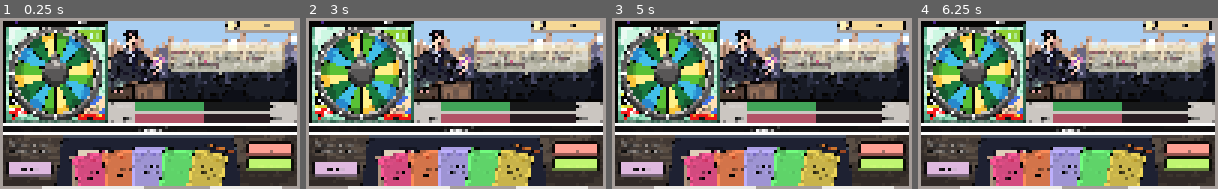
Above: before the commit, frames 1-4 (left to right).
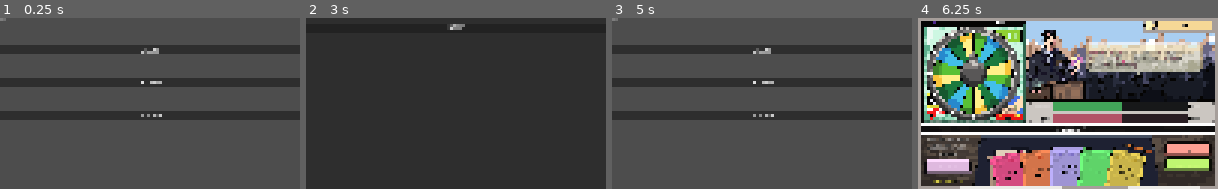
Above: after the commit, the same moments.

Repository: asalhi1/veryseriousgame
Game: Godot game, scene res://scenes/main_menu.tscn
Two runs of this game, one before a commit and one after it. Both use one fixed random seed, a clock stepped at 60 frames per second and the inputs below. Before the commit the project starts from res://scenes/game_ui.tscn.
Inputs (mouse positions are in pixels of both pictures, inside the frame that each line leads up to):
- Up to frame 1 (0.25 s): no input
- Up to frame 2 (3 s): click (456, 82) at 0.5 s, where only the run after the commit has a clickable "OPTIONS"; click (456, 28) at 1.25 s, where only the run after the commit has a clickable "BACK"; click (576, 149) at 2 s, where only the run before the commit has a clickable "Clear Speech"; click (456, 115) at 2.75 s, where only the run after the commit has a clickable "CREDITS"
- Up to frame 3 (5 s): click (762, 26) at 3.5 s, where only the run after the commit has a clickable "BACK"; click (882, 165) at 4.25 s, where only the run before the commit has a clickable "Deliver Speech"
- Up to frame 4 (6.25 s): click (1068, 50) at 5 s, where only the run after the commit has a clickable "START"; click "Clear Speech" at 5.75 s

The runs differ from the first frame. In frame 1, 91% of the frame differs, in the area x 0-100%, y 0-100%; in frame 2, 80%; in frame 3, 91%; in frame 4, 1.7%.

Commit message:
main menu hooked up, audience reactions and better score feedback

Diff:
--- a/project.godot
+++ b/project.godot
@@ -11,7 +11,7 @@
 [application]
 
 config/name="veryseriousgame"
-run/main_scene="uid://fsvnsvpeu5uh"
+run/main_scene="uid://b2prbb3u06tpk"
 config/features=PackedStringArray("4.7", "GL Compatibility")
 config/icon="res://icon.svg"
 
--- a/scenes/game_ui.tscn
+++ b/scenes/game_ui.tscn
@@ -282,7 +282,7 @@
 
 [node name="left_utility_dock" type="VBoxContainer" parent="MarginContainer/main_vertical_stack/hand_mat/bottom_half_desk" unique_id=749264858]
 layout_mode = 2
-size_flags_vertical = 4
+size_flags_vertical = 8
 
 [node name="Label" type="Label" parent="MarginContainer/main_vertical_stack/hand_mat/bottom_half_desk/left_utility_dock" unique_id=930655266]
 custom_minimum_size = Vector2(500, 0)
@@ -317,6 +317,22 @@
 grow_horizontal = 2
 grow_vertical = 2
 text = "New Hand"
+
+[node name="mid_spacer2" type="Control" parent="MarginContainer/main_vertical_stack/hand_mat/bottom_half_desk/left_utility_dock" unique_id=316885625]
+custom_minimum_size = Vector2(0, 75)
+layout_mode = 2
+
+[node name="score_label" type="Label" parent="MarginContainer/main_vertical_stack/hand_mat/bottom_half_desk/left_utility_dock" unique_id=2040822378]
+custom_minimum_size = Vector2(500, 0)
+layout_mode = 2
+size_flags_vertical = 6
+text = "Score: 74"
+horizontal_alignment = 1
+autowrap_mode = 2
+
+[node name="mid_spacer3" type="Control" parent="MarginContainer/main_vertical_stack/hand_mat/bottom_half_desk/left_utility_dock" unique_id=251016375]
+custom_minimum_size = Vector2(0, 100)
+layout_mode = 2
 
 [node name="hand_mat_center" type="Control" parent="MarginContainer/main_vertical_stack/hand_mat/bottom_half_desk" unique_id=52444428]
 layout_mode = 2
--- /dev/null
+++ b/scenes/main_menu.tscn
@@ -0,0 +1,91 @@
+[gd_scene format=3 uid="uid://b2prbb3u06tpk"]
+
+[ext_resource type="Script" uid="uid://b6tapho4wckoy" path="res://scripts/main_menu.gd" id="1_l6cm7"]
+
+[node name="main_menu" type="Control" unique_id=1002241180]
+layout_mode = 3
+anchors_preset = 15
+anchor_right = 1.0
+anchor_bottom = 1.0
+grow_horizontal = 2
+grow_vertical = 2
+script = ExtResource("1_l6cm7")
+
+[node name="elements" type="VBoxContainer" parent="." unique_id=1785070422]
+layout_mode = 1
+anchors_preset = 8
+anchor_left = 0.5
+anchor_top = 0.5
+anchor_right = 0.5
+anchor_bottom = 0.5
+offset_left = -3182.0
+offset_top = -1809.0
+offset_right = 3182.0
+offset_bottom = 1809.0
+grow_horizontal = 2
+grow_vertical = 2
+theme_override_constants/separation = 500
+
+[node name="title" type="Label" parent="elements" unique_id=805957870]
+layout_mode = 2
+text = "title "
+
+[node name="start" type="Button" parent="elements" unique_id=1018885690]
+layout_mode = 2
+text = "START"
+
+[node name="options" type="Button" parent="elements" unique_id=789877805]
+layout_mode = 2
+text = "OPTIONS"
+
+[node name="credits" type="Button" parent="elements" unique_id=2022112071]
+layout_mode = 2
+text = "CREDITS"
+
+[node name="options_panel" type="PanelContainer" parent="." unique_id=1104453156]
+layout_mode = 1
+anchors_preset = 15
+anchor_right = 1.0
+anchor_bottom = 1.0
+grow_horizontal = 2
+grow_vertical = 2
+
+[node name="VBoxContainer" type="VBoxContainer" parent="options_panel" unique_id=949731308]
+layout_mode = 2
+
+[node name="Label" type="Label" parent="options_panel/VBoxContainer" unique_id=927468589]
+layout_mode = 2
+
+[node name="Volume" type="HSlider" parent="options_panel/VBoxContainer" unique_id=1867711532]
+layout_mode = 2
+max_value = 1.0
+step = 0.05
+
+[node name="close_options" type="Button" parent="options_panel/VBoxContainer" unique_id=1349011388]
+layout_mode = 2
+text = "BACK"
+
+[node name="credits_panel" type="PanelContainer" parent="." unique_id=2146189653]
+layout_mode = 1
+anchors_preset = 15
+anchor_right = 1.0
+anchor_bottom = 1.0
+grow_horizontal = 2
+grow_vertical = 2
+
+[node name="VBoxContainer" type="VBoxContainer" parent="credits_panel" unique_id=1099364566]
+layout_mode = 2
+
+[node name="Label" type="Label" parent="credits_panel/VBoxContainer" unique_id=27950136]
+layout_mode = 2
+
+[node name="close_credits" type="Button" parent="credits_panel/VBoxContainer" unique_id=214754281]
+layout_mode = 2
+text = "BACK"
+
+[connection signal="pressed" from="elements/start" to="." method="_on_start_pressed"]
+[connection signal="pressed" from="elements/options" to="." method="_on_options_pressed"]
+[connection signal="pressed" from="elements/credits" to="." method="_on_credits_pressed"]
+[connection signal="value_changed" from="options_panel/VBoxContainer/Volume" to="." method="_on_volume_value_changed"]
+[connection signal="pressed" from="options_panel/VBoxContainer/close_options" to="." method="_on_close_options_pressed"]
+[connection signal="pressed" from="credits_panel/VBoxContainer/close_credits" to="." method="_on_close_credits_pressed"]
--- a/scripts/game_ui.gd
+++ b/scripts/game_ui.gd
@@ -21,6 +21,21 @@
 @export var meter_tween_duration: float = 0.35
 @export var timer_tween_duration: float = 0.15
 @export var timer_tween_update_interval: float = 0.08
+@export var feedback_float_distance: float = 150.0
+@export var feedback_popup_float_duration: float = 1.2
+@export var feedback_popup_fade_in_duration: float = 0.18
+@export var feedback_popup_scale_in_duration: float = 0.3
+@export var feedback_popup_linger_duration: float = 0.45
+@export var feedback_popup_fade_out_duration: float = 0.5
+@export var total_score_pulse_up_duration: float = 0.26
+@export var total_score_pulse_down_duration: float = 0.32
+@export var feedback_ui_scale: float = 3.0
+@export var crowd_reaction_scale_range: Vector2 = Vector2(0.85, 1.25)
+@export var crowd_reaction_rise_distance: float = 36.0
+@export var crowd_reaction_fade_in_duration: float = 0.16
+@export var crowd_reaction_linger_duration: float = 0.9
+@export var crowd_reaction_fade_out_duration: float = 0.55
+@export var crowd_reaction_spawn_delay_step: float = 0.08
 
 var current_expression: CharaExpression = CharaExpression.NEUTRAL
 var tone_to_expression := {
@@ -35,6 +50,7 @@
 @onready var preview_lbl: Label = $active_sentence_lbl
 @onready var wheel_spinner: TextureButton = $MarginContainer/main_vertical_stack/top_half_view/spin_panel/VBoxContainer/wheel_spinner
 @onready var wheel_bg: TextureRect = $MarginContainer/main_vertical_stack/top_half_view/spin_panel/VBoxContainer/wheel_spinner/wheel_bg
+@onready var crowd_display: TextureRect = $MarginContainer/main_vertical_stack/top_half_view/feed_panel/crowd_display
 @onready var reporter_bubble: Control = $MarginContainer/main_vertical_stack/top_half_view/feed_panel/crowd_display/reporter_bubble
 @onready var question_lbl: Label = $MarginContainer/main_vertical_stack/top_half_view/feed_panel/crowd_display/reporter_bubble/margin/question_lbl
 @onready var time_bar: TextureProgressBar = $MarginContainer/main_vertical_stack/top_half_view/feed_panel/crowd_display/game_clock
@@ -42,9 +58,11 @@
 @onready var trust_bar: Range = $MarginContainer/main_vertical_stack/top_half_view/feed_panel/metrics_bar/metrics_layout/trust_area/trust_bar
 @onready var vibe_bar: Range = $MarginContainer/main_vertical_stack/top_half_view/feed_panel/metrics_bar/metrics_layout/vibe_area/vibe_bar
 @onready var emergency_flush_btn: TextureButton = $MarginContainer/main_vertical_stack/hand_mat/bottom_half_desk/left_utility_dock/emergency_flush_btn
-#@onready var round_counter_panel: PanelContainer = $MarginContainer/main_vertical_stack/hand_mat/bottom_half_desk/left_utility_dock/round_counter_panel
+@onready var left_utility_dock: VBoxContainer = $MarginContainer/main_vertical_stack/hand_mat/bottom_half_desk/left_utility_dock
 @onready var clear_speech_btn: TextureButton = $MarginContainer/main_vertical_stack/hand_mat/bottom_half_desk/right_actions_dock/clear_speech_btn
+@onready var clear_speech_btn_lbl: Label = $MarginContainer/main_vertical_stack/hand_mat/bottom_half_desk/right_actions_dock/clear_speech_btn/Label
 @onready var deliver_speech_btn: TextureButton = $MarginContainer/main_vertical_stack/hand_mat/bottom_half_desk/right_actions_dock/deliver_speech_btn
+@onready var deliver_speech_btn_lbl: Label = $MarginContainer/main_vertical_stack/hand_mat/bottom_half_desk/right_actions_dock/deliver_speech_btn/Label
 @onready var blackout_overlay: ColorRect = $MarginContainer/main_vertical_stack/top_half_view/spin_panel/black_rect
 
 @onready var crowd: TextureRect = $MarginContainer/main_vertical_stack/top_half_view/feed_panel/crowd_display/crowd
@@ -75,16 +93,38 @@
   preload("res://assets/art/politician hehe.png"),
   preload("res://assets/art/politician surpr.png")
 ]
+var reaction_positive_textures: Array[Texture2D] = [
+  preload("res://assets/art/yass.png"),
+  preload("res://assets/art/yaay.png"),
+  preload("res://assets/art/heh.png"),
+  preload("res://assets/art/67.png")
+]
+var reaction_negative_textures: Array[Texture2D] = [
+  preload("res://assets/art/angry.png"),
+  preload("res://assets/art/clown.png"),
+  preload("res://assets/art/deadass.png"),
+  preload("res://assets/art/eeeh.png"),
+  preload("res://assets/art/moni.png")
+]
+var reaction_neutral_textures: Array[Texture2D] = [
+  preload("res://assets/art/67.png"),
+  preload("res://assets/art/heh.png"),
+  preload("res://assets/art/eeeh.png")
+]
 var crowd_base_y: float = 0.0
 var crowd_bob_tween: Tween
 var blackout_tween: Tween
 var trust_bar_tween: Tween
 var vibe_bar_tween: Tween
 var time_bar_tween: Tween
+var total_score_pulse_tween: Tween
 var timer_tween_accumulator: float = 0.0
 var is_spinner_animating: bool = false
 var spinner_word_labels: Array[Label] = []
 var spinner_words: Array[WordData] = []
+var feedback_layer: Control
+@onready var total_score_lbl: Label = $MarginContainer/main_vertical_stack/hand_mat/bottom_half_desk/left_utility_dock/score_label
+var displayed_total_score: int = -999999
 
 func _ready() -> void:
   for i in range(hand_cards.size()):
@@ -114,6 +154,9 @@
   time_bar.value = time_bar.max_value
   trust_bar.value = GameManager.trust_vs_confusion
   vibe_bar.value = GameManager.hype_vs_meme
+  _setup_feedback_layer()
+  _setup_total_score_label()
+  _update_total_score_label(false)
 
   ending_screen.visible = false
 
@@ -170,7 +213,7 @@
   set_process(false)
 
   ending_title_lbl.text = title
-  ending_desc_lbl.text = description
+  ending_desc_lbl.text = description + "\n\nFINAL SCORE: " + str(int(round(GameManager.total_score)))
 
   for child in transcript_container.get_children():
     if is_instance_valid(child) and not child.is_in_group("keep"):
@@ -248,8 +291,16 @@
   wheel_spinner.disabled = lock_inputs
   emergency_flush_btn.disabled = lock_inputs
 
+  if GameManager.awaiting_round_continue:
+    deliver_speech_btn_lbl.text = "Next Question"
+    clear_speech_btn_lbl.text = ""
+  else:
+    deliver_speech_btn_lbl.text = "Deliver Speech"
+    clear_speech_btn_lbl.text = "Clear Speech"
+
   _tween_trust_bar(GameManager.trust_vs_confusion)
   _tween_vibe_bar(GameManager.hype_vs_meme)
+  _update_total_score_label(false)
 
 func _tween_trust_bar(target_value: float) -> void:
   var clamped_target = clamp(target_value, trust_bar.min_value, trust_bar.max_value)
@@ -363,6 +414,7 @@
   if GameManager.awaiting_round_continue:
     GameManager.continue_to_next_question()
   else:
+    var submitted_words: Array[WordData] = GameManager.selected_speech_line.duplicate()
     var submitted_speech := GameManager.build_sentence(GameManager.selected_speech_line)
     GameManager._evaluate_selected_line()
     if GameManager.awaiting_round_continue:
@@ -370,8 +422,169 @@
       if completed_speech.strip_edges() == "":
         completed_speech = submitted_speech
       log_current_round(GameManager.current_question.text, completed_speech.strip_edges())
+      _show_round_feedback_popups(submitted_words, GameManager.last_round_feedback)
+      _spawn_crowd_reactions(GameManager.last_round_feedback)
       _play_crowd_bob()
   _update_ui_display()
+
+func _setup_feedback_layer() -> void:
+  feedback_layer = Control.new()
+  feedback_layer.name = "feedback_layer"
+  feedback_layer.mouse_filter = Control.MOUSE_FILTER_IGNORE
+  feedback_layer.set_anchors_preset(Control.PRESET_FULL_RECT)
+  feedback_layer.grow_horizontal = Control.GROW_DIRECTION_BOTH
+  feedback_layer.grow_vertical = Control.GROW_DIRECTION_BOTH
+  feedback_layer.z_index = 9
+  add_child(feedback_layer)
+
+func _setup_total_score_label() -> void:
+  total_score_lbl.horizontal_alignment = HORIZONTAL_ALIGNMENT_CENTER
+  total_score_lbl.vertical_alignment = VERTICAL_ALIGNMENT_CENTER
+  total_score_lbl.autowrap_mode = TextServer.AUTOWRAP_WORD
+  #total_score_lbl.custom_minimum_size = Vector2(520.0, 220.0) * feedback_ui_scale
+  total_score_lbl.add_theme_font_size_override("font_size", int(round(58.0 * feedback_ui_scale)))
+  total_score_lbl.add_theme_color_override("font_color", Color(1.0, 0.95, 0.35, 1.0))
+  total_score_lbl.add_theme_color_override("font_outline_color", Color(0.0, 0.0, 0.0, 1.0))
+  total_score_lbl.add_theme_constant_override("outline_size", int(round(8.0 * feedback_ui_scale)))
+
+func _update_total_score_label(play_pulse: bool) -> void:
+  if not total_score_lbl:
+    return
+
+  var rounded_total := int(round(GameManager.total_score))
+  total_score_lbl.text = "TOTAL SCORE: " + str(rounded_total)
+
+  if play_pulse and rounded_total != displayed_total_score:
+    if is_instance_valid(total_score_pulse_tween):
+      total_score_pulse_tween.kill()
+
+    total_score_lbl.scale = Vector2.ONE
+    total_score_pulse_tween = create_tween().set_trans(Tween.TRANS_BACK).set_ease(Tween.EASE_OUT)
+    total_score_pulse_tween.tween_property(total_score_lbl, "scale", Vector2(1.13, 1.13), total_score_pulse_up_duration)
+    total_score_pulse_tween.tween_property(total_score_lbl, "scale", Vector2.ONE, total_score_pulse_down_duration)
+
+  displayed_total_score = rounded_total
+
+func _show_round_feedback_popups(submitted_words: Array[WordData], feedback: Dictionary) -> void:
+  if not is_instance_valid(feedback_layer):
+    return
+
+  var word_scores: Array = feedback.get("word_scores", [])
+  var word_count = min(word_scores.size(), submitted_words.size())
+  for i in range(word_count):
+    var word_entry: Dictionary = word_scores[i]
+    var word_ref: WordData = submitted_words[i]
+    var hand_index := GameManager.current_hand.find(word_ref)
+    var popup_origin := preview_lbl.get_global_rect().get_center() + Vector2(0.0, -80.0 * feedback_ui_scale)
+    if hand_index >= 0 and hand_index < hand_cards.size():
+      popup_origin = hand_cards[hand_index].get_global_rect().get_center() + Vector2(0.0, -180.0 * feedback_ui_scale)
+
+    var word_impact := float(word_entry.get("impact", 0.0))
+    _spawn_floating_feedback(_format_signed_number(word_impact), popup_origin, word_impact >= 0.0, float(i) * 0.06, int(round(82.0 * feedback_ui_scale)))
+
+  var combo_entries: Array = feedback.get("combo_entries", [])
+  for i in range(combo_entries.size()):
+    var combo_entry: Dictionary = combo_entries[i]
+    var combo_impact := float(combo_entry.get("impact", 0.0))
+    var combo_name := String(combo_entry.get("name", "combo"))
+    var combo_text := "COMBO: " + combo_name.to_upper() + " " + _format_signed_number(combo_impact)
+    var combo_origin := question_lbl.get_global_rect().get_center() + Vector2(0.0, (-180.0 * feedback_ui_scale) - ((72.0 * feedback_ui_scale) * i))
+    _spawn_floating_feedback(combo_text, combo_origin, combo_impact >= 0.0, 0.2 + (float(i) * 0.08), int(round(70.0 * feedback_ui_scale)))
+
+  var round_score := float(feedback.get("score", GameManager.last_round_score))
+  var round_text := "ROUND " + _format_signed_number(round_score)
+  _spawn_floating_feedback(round_text, preview_lbl.get_global_rect().get_center() + Vector2(0.0, -120.0 * feedback_ui_scale), round_score >= 0.0, 0.08, int(round(110.0 * feedback_ui_scale)))
+  _update_total_score_label(true)
+
+func _format_signed_number(value: float) -> String:
+  var rounded := int(round(value))
+  if rounded > 0:
+    return "+" + str(rounded)
+  return str(rounded)
+
+func _spawn_floating_feedback(text: String, global_origin: Vector2, is_positive: bool, delay: float, font_size: int) -> void:
+  var popup := Label.new()
+  popup.text = text
+  popup.mouse_filter = Control.MOUSE_FILTER_IGNORE
+  popup.horizontal_alignment = HORIZONTAL_ALIGNMENT_CENTER
+  popup.vertical_alignment = VERTICAL_ALIGNMENT_CENTER
+  popup.add_theme_font_size_override("font_size", font_size)
+  popup.add_theme_color_override("font_outline_color", Color(0.0, 0.0, 0.0, 1.0))
+  popup.add_theme_constant_override("outline_size", int(round(8.0 * feedback_ui_scale)))
+  popup.add_theme_color_override("font_color", Color(0.45, 1.0, 0.5, 1.0) if is_positive else Color(1.0, 0.45, 0.45, 1.0))
+
+  feedback_layer.add_child(popup)
+  popup.global_position = global_origin
+  popup.pivot_offset = popup.size * 0.5
+  popup.scale = Vector2(0.65, 0.65)
+  popup.modulate.a = 0.0
+
+  var target_position := popup.position + Vector2(0.0, -feedback_float_distance)
+  var popup_tween := create_tween().set_parallel(true)
+  popup_tween.tween_property(popup, "modulate:a", 1.0, feedback_popup_fade_in_duration).set_delay(delay)
+  popup_tween.tween_property(popup, "scale", Vector2(1.0, 1.0), feedback_popup_scale_in_duration).set_delay(delay)
+  popup_tween.tween_property(popup, "position", target_position, feedback_popup_float_duration).set_delay(delay)
+  popup_tween.tween_property(popup, "modulate:a", 0.0, feedback_popup_fade_out_duration).set_delay(delay + feedback_popup_float_duration + feedback_popup_linger_duration)
+  popup_tween.chain().tween_callback(popup.queue_free)
+
+func _spawn_crowd_reactions(feedback: Dictionary) -> void:
+  if not is_instance_valid(feedback_layer) or not is_instance_valid(crowd):
+    return
+
+  var combo_entries: Array = feedback.get("combo_entries", [])
+  var combo_impact := 0.0
+  for combo_entry in combo_entries:
+    combo_impact += float(combo_entry.get("impact", 0.0))
+
+  var round_score := float(feedback.get("score", GameManager.last_round_score))
+  var sentiment := round_score + (combo_impact * 0.8)
+  var texture_pool := reaction_neutral_textures
+  if sentiment >= 45.0:
+    texture_pool = reaction_positive_textures
+  elif sentiment <= -5.0:
+    texture_pool = reaction_negative_textures
+
+  if texture_pool.is_empty():
+    return
+
+  var spawn_count := 1
+  if abs(sentiment) >= 60.0 or combo_entries.size() >= 2:
+    spawn_count = 2
+
+  var crowd_rect := crowd.get_global_rect()
+  var spawn_area_position := crowd_rect.position + Vector2(crowd_rect.size.x * 0.12, crowd_rect.size.y * 0.12)
+  var spawn_area_size := Vector2(crowd_rect.size.x * 0.76, crowd_rect.size.y * 0.42)
+
+  for i in range(spawn_count):
+    var reaction := TextureRect.new()
+    reaction.texture = texture_pool[randi() % texture_pool.size()]
+    reaction.mouse_filter = Control.MOUSE_FILTER_IGNORE
+    reaction.stretch_mode = TextureRect.STRETCH_KEEP_ASPECT_CENTERED
+    reaction.expand_mode = TextureRect.EXPAND_IGNORE_SIZE
+    reaction.z_index = 11
+
+    feedback_layer.add_child(reaction)
+
+    var texture_size := reaction.texture.get_size()
+    reaction.custom_minimum_size = texture_size
+    reaction.size = texture_size
+
+    var spawn_position := spawn_area_position + Vector2(
+      randf_range(0.0, spawn_area_size.x),
+      randf_range(0.0, spawn_area_size.y)
+    )
+    reaction.global_position = spawn_position - (texture_size * 0.5)
+    var reaction_scale := randf_range(crowd_reaction_scale_range.x, crowd_reaction_scale_range.y)
+    reaction.scale = Vector2(reaction_scale * 0.75, reaction_scale * 0.75)
+    reaction.modulate.a = 0.0
+
+    var reaction_tween := create_tween().set_parallel(true)
+    var delay := crowd_reaction_spawn_delay_step * float(i)
+    reaction_tween.tween_property(reaction, "modulate:a", 1.0, crowd_reaction_fade_in_duration).set_delay(delay)
+    reaction_tween.tween_property(reaction, "scale", Vector2(reaction_scale, reaction_scale), crowd_reaction_fade_in_duration).set_delay(delay)
+    reaction_tween.tween_property(reaction, "global_position:y", spawn_position.y - crowd_reaction_rise_distance, crowd_reaction_linger_duration).set_delay(delay)
+    reaction_tween.tween_property(reaction, "modulate:a", 0.0, crowd_reaction_fade_out_duration).set_delay(delay + crowd_reaction_linger_duration)
+    reaction_tween.chain().tween_callback(reaction.queue_free)
 
 func _on_emergency_flush_pressed() -> void:
   if is_spinner_animating:
--- a/scripts/gamemanager.gd
+++ b/scripts/gamemanager.gd
@@ -26,6 +26,7 @@
 var last_round_combo_names: Array[String] = []
 var last_round_tone_matches: int = 0
 var last_round_speech_text: String = ""
+var last_round_feedback: Dictionary = {}
 
 var game_over : bool = false
 @export var match_length: float = 120.0 #seconds
@@ -46,6 +47,7 @@
   last_round_combo_names.clear()
   last_round_tone_matches = 0
   last_round_speech_text = ""
+  last_round_feedback.clear()
 
   game_over = false
   time_left = match_length
@@ -207,6 +209,7 @@
   last_round_combo_names = result["combo_names"]
   last_round_tone_matches = result["tone_matches"]
   last_round_speech_text = result["speech_text"]
+  last_round_feedback = result
   awaiting_round_continue = true
 
   print("round score: ", round_score)
@@ -445,8 +448,10 @@
     return {
       "score": 0.0,
       "combo_names": [],
+      "combo_entries": [],
       "tone_matches": 0,
-      "speech_text": ""
+      "speech_text": "",
+      "word_scores": []
     }
 
   var speech_text = build_sentence(line)
@@ -454,6 +459,7 @@
 
   var trust_delta = 0.0
   var hype_delta = 0.0
+  var word_scores: Array[Dictionary] = []
 
   var categories: Array[int] = []
   for word in line:
@@ -464,8 +470,17 @@
   for i in range(categories.size()):
     var base_effect = _get_base_word_effect(categories[i])
     var position_weight = _get_position_weight(i)
-    trust_delta += base_effect["trust"] * position_weight
-    hype_delta += base_effect["hype"] * position_weight
+    var word_trust = base_effect["trust"] * position_weight
+    var word_hype = base_effect["hype"] * position_weight
+    trust_delta += word_trust
+    hype_delta += word_hype
+    word_scores.append({
+      "index": i,
+      "word": line[i].text,
+      "trust": word_trust,
+      "hype": word_hype,
+      "impact": word_trust + word_hype
+    })
 
   for i in range(categories.size() - 1):
     var transition_effect = _get_transition_effect(categories[i], categories[i + 1])
@@ -557,8 +572,10 @@
   return {
     "score": round_score,
     "combo_names": combo_result["names"],
+    "combo_entries": combo_result["entries"],
     "tone_matches": tone_match_count,
-    "speech_text": speech_text
+    "speech_text": speech_text,
+    "word_scores": word_scores
   }
 
 func _get_base_word_effect(category_value: int) -> Dictionary:
@@ -629,6 +646,7 @@
   var total_trust = 0.0
   var total_hype = 0.0
   var unlocked_names: Array[String] = []
+  var unlocked_entries: Array[Dictionary] = []
 
   for combo in combo_definitions:
     var pattern: Array = combo["pattern"]
@@ -636,8 +654,19 @@
       total_trust += combo["trust"]
       total_hype += combo["hype"]
       unlocked_names.append(combo["name"])
-
-  return {"trust": total_trust, "hype": total_hype, "names": unlocked_names}
+      unlocked_entries.append({
+        "name": combo["name"],
+        "trust": combo["trust"],
+        "hype": combo["hype"],
+        "impact": combo["trust"] + combo["hype"]
+      })
+
+  return {
+    "trust": total_trust,
+    "hype": total_hype,
+    "names": unlocked_names,
+    "entries": unlocked_entries
+  }
 
 func _line_contains_pattern(categories: Array[int], pattern: Array) -> bool:
   if pattern.size() > categories.size():
--- /dev/null
+++ b/scripts/main_menu.gd
@@ -0,0 +1,40 @@
+extends Control
+
+@onready var menu_elements: VBoxContainer = $elements
+@onready var options_panel: PanelContainer = $options_panel
+@onready var credits_panel: PanelContainer = $credits_panel
+@onready var volume_slider: HSlider = $options_panel/VBoxContainer/Volume
+
+const MAIN_GAME_SCENE = "res://scenes/game_ui.tscn"
+
+func _ready() -> void:
+  options_panel.hide()
+  credits_panel.hide()
+  menu_elements.show()
+
+  var master_bus_idx = AudioServer.get_bus_index("Master")
+  var volume_db = AudioServer.get_bus_volume_db(master_bus_idx)
+  volume_slider.value = db_to_linear(volume_db)
+
+func _on_start_pressed() -> void:
+  get_tree().change_scene_to_file(MAIN_GAME_SCENE)
+
+func _on_options_pressed() -> void:
+  menu_elements.hide()
+  options_panel.show()
+
+func _on_credits_pressed() -> void:
+  menu_elements.hide()
+  credits_panel.show()
+
+func _on_volume_value_changed(value: float) -> void:
+  var master_bus_idx = AudioServer.get_bus_index("Master")
+  AudioServer.set_bus_volume_db(master_bus_idx, linear_to_db(value))
+
+func _on_close_options_pressed() -> void:
+  options_panel.hide()
+  menu_elements.show()
+
+func _on_close_credits_pressed() -> void:
+  credits_panel.hide()
+  menu_elements.show()
Not shown, added: scripts/main_menu.gd.uid
